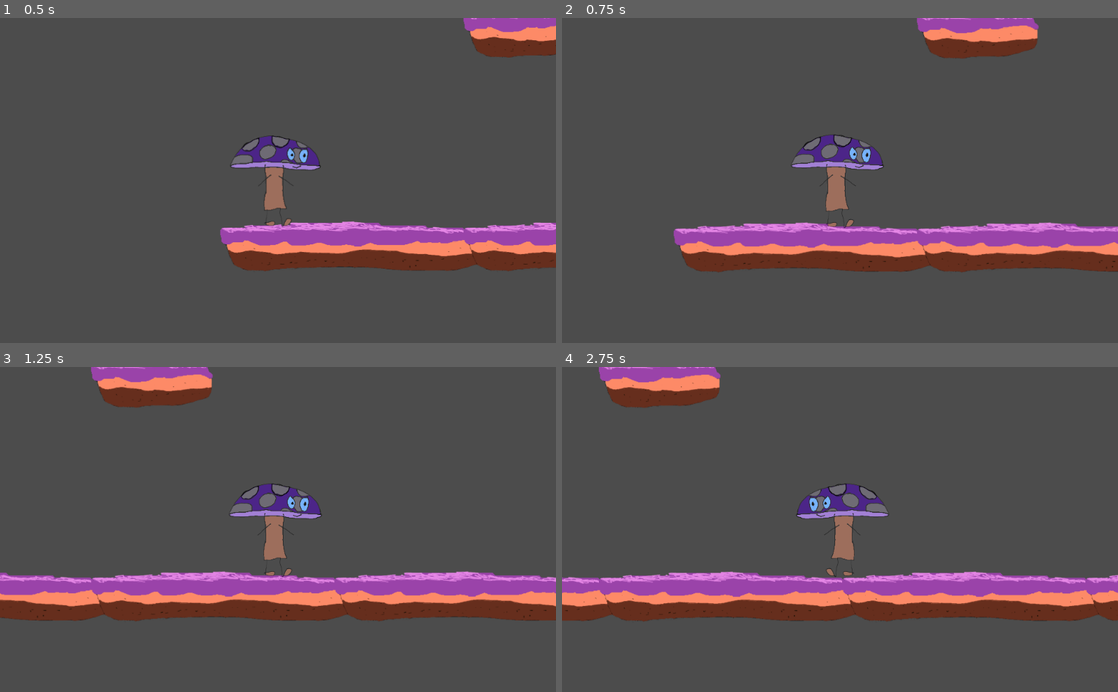
Above: before the commit, frames 1-4 (two rows, left to right).
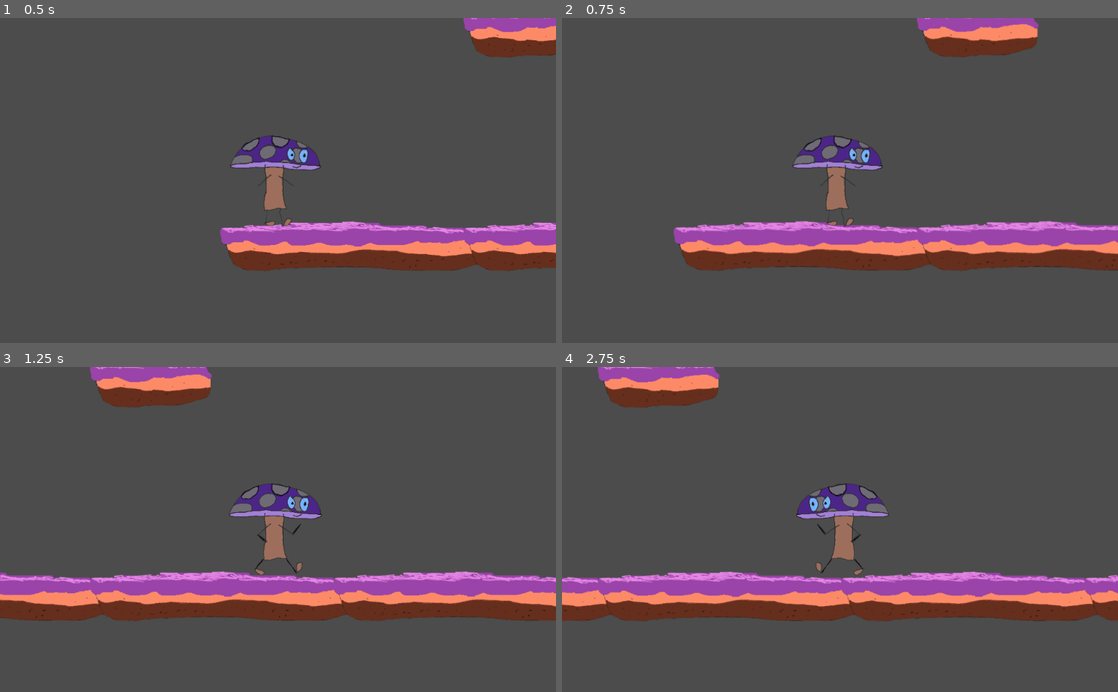
Above: after the commit, the same moments.

Repository: kyleagren/Mushroom-Quest-Exodus
Game: Godot game, scene res://Scenes/Level.tscn
Same seed, same stepped clock (60 frames per second), same inputs: the game is played once before the commit and once after it.
Inputs:
- Up to frame 1 (0.5 s): no input
- Up to frame 2 (0.75 s): hold D (right) from 0.53 s (still down)
- Up to frame 3 (1.25 s): keep holding D (right); tap Space (jump) at 0.77 s
- Up to frame 4 (2.75 s): tap Space (jump) at 1.52 s; release D (right) at 2.03 s; hold A (left) from 2.03 s (still down)

Frame 1 is identical in both runs. In frame 2, 3.4% of the frame differs, in the area x 20-100%, y 0-79%; in frame 3, 0.6%; in frame 4, 0.7%.

Commit message:
Completely fixed animation and moved to separate function.
That's all.

Diff:
--- a/Scripts/Player.gd
+++ b/Scripts/Player.gd
@@ -62,14 +62,14 @@
 
 func animate():
 	var animation = $AnimationPlayer.get_current_animation()
-	if animation == "Idle" and motion.x > 0:
+	if motion.y < 0:
+		$AnimationPlayer.play("Jump")
+	elif not animation == "Jump" and motion.x > 0:
 		$Sprite.flip_h = false
 		$AnimationPlayer.play("Run")
-	elif animation == "Idle" and motion.x < 0:
+	elif not animation == "Jump" and motion.x < 0:
 		$Sprite.flip_h = true
 		$AnimationPlayer.play("Run")
-	elif motion.y < 0:
-		$AnimationPlayer.play("Jump")
 	else:
 		$AnimationPlayer.play("Idle")
 
